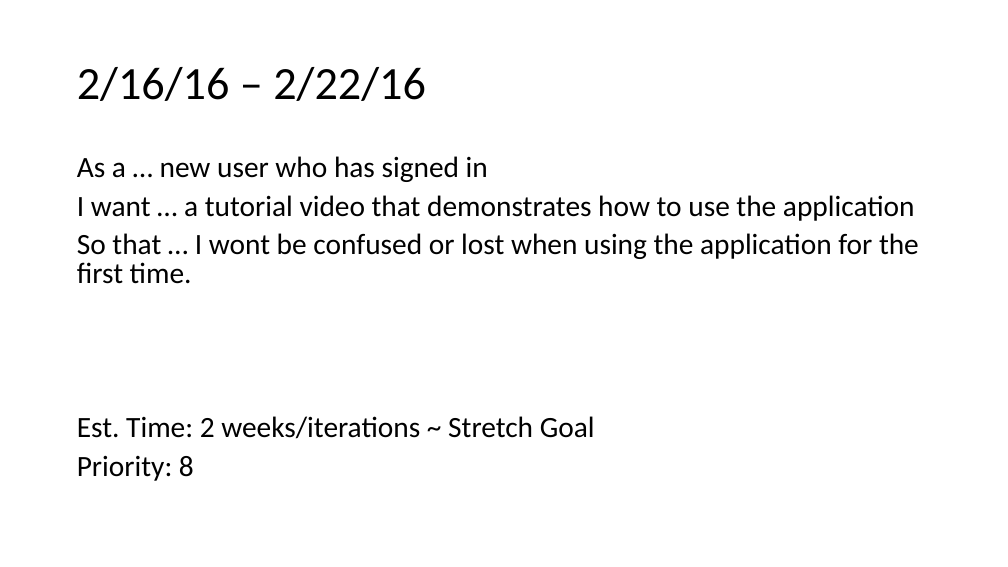
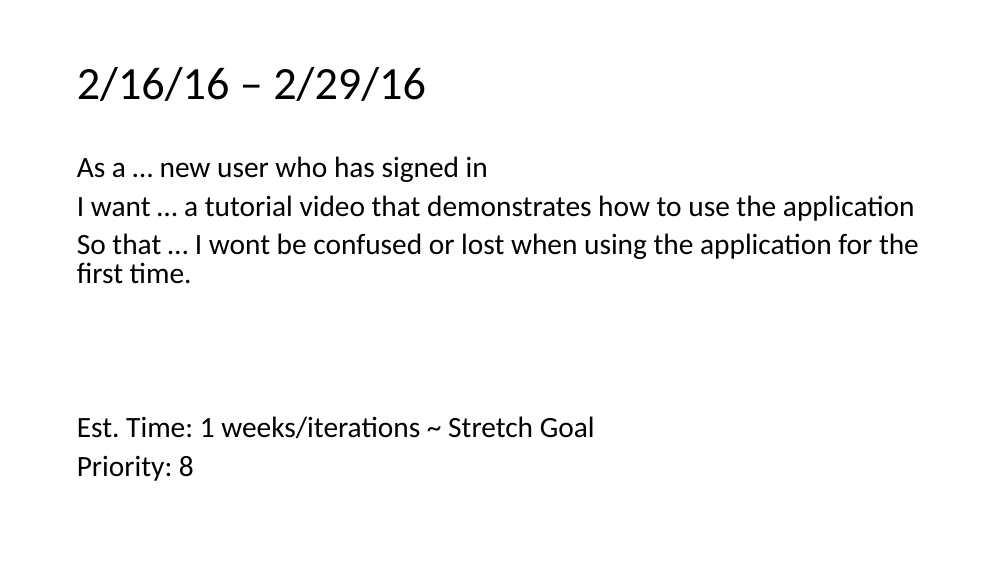
Before and after one commit to ucsdCSE110wi16/CSE110M240T11, a slide deck: slide 12 of UserStoriesV2.pptx. Drawn at 1008x567 pixels with LibreOffice and Linux fonts; fonts in the diff are those of the drawing. Boxes give left, top, right and bottom in pixels: in the first picture for what was removed or moved away, otherwise in the second. Text is boxed around its words. In the diff, an @@ line names an element or a change of style, - is before the commit and + after.

```diff
--- a/UserStoriesV2.pptx
+++ b/UserStoriesV2.pptx
@@ title at box(77, 67, 426, 101): text changed @@
-2/16/16 – 2/22/16
+2/16/16 – 2/29/16
@@ text at box(77, 416, 595, 439): text changed @@
-Est. Time: 2 weeks/iterations ~ Stretch Goal
+Est. Time: 1 weeks/iterations ~ Stretch Goal
```
Also in this commit, not shown: 10 other slides changed, 1 other file.
